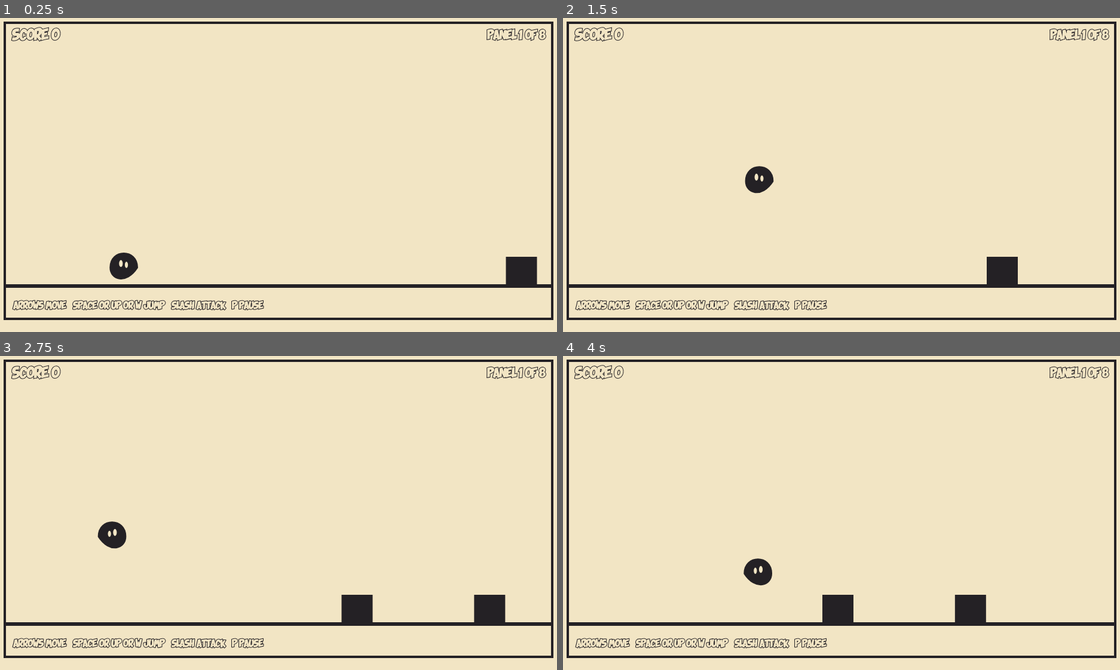
Above: before the commit, frames 1-4 (two rows, left to right).
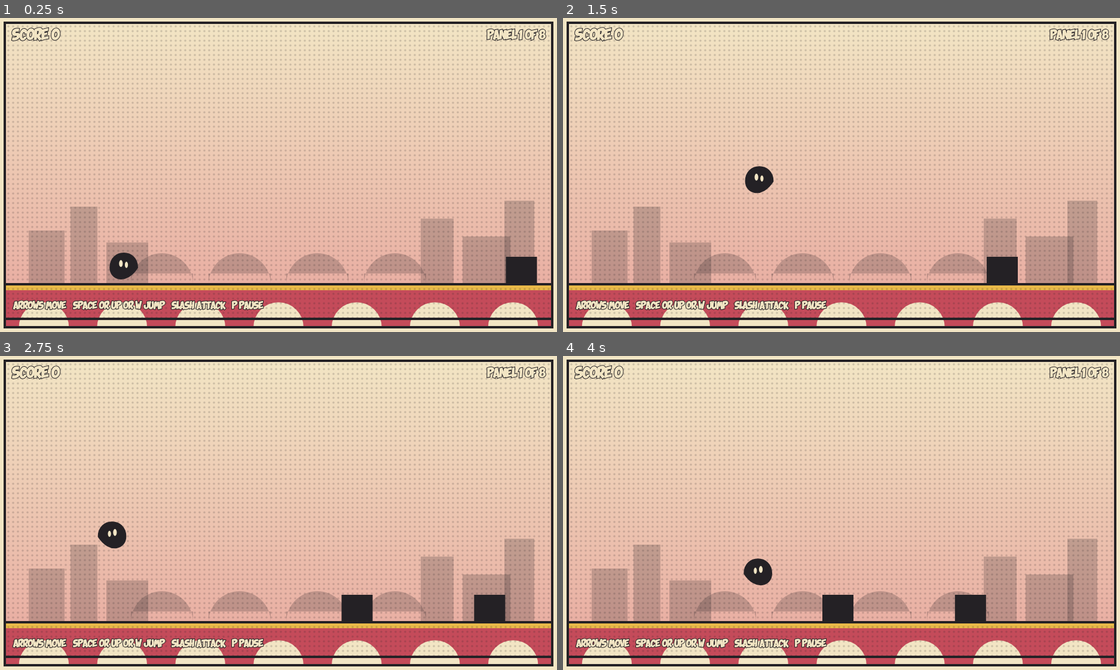
Above: after the commit, the same moments.

Repository: rfrondorf12/ai-girlies-jam-game
Game: browser game, page index.html
Two runs of this game, one before a commit and one after it. Both use one fixed random seed, a clock stepped at 60 frames per second and the inputs below.
Inputs:
- Up to frame 1 (0.25 s): no input
- Up to frame 2 (1.5 s): hold Right from 1.03 s (still down); tap Space at 1.1 s
- Up to frame 3 (2.75 s): release Right at 1.53 s; hold Down 1.58-1.85 s; tap Space at 1.6, 2.1, 2.6 s; hold Left 1.9-2.47 s; hold Up from 2.52 s (still down)
- Up to frame 4 (4 s): release Up at 2.82 s; hold Right 2.87-3.53 s; tap Space at 3.1, 3.6 s; hold Up 3.58-3.82 s; hold Left from 3.87 s (still down)

The runs differ from the first frame. In frame 1, 59% of the frame differs, in the area x 0-100%, y 2-99%; in frame 2, 59%; in frame 3, 59%; in frame 4, 59%.

Commit message:
m4-look: comic world background, brick platform, halftone texture
Co-Authored-By: Claude Code <noreply@anthropic.com>

Diff:
--- a/main.js
+++ b/main.js
@@ -18,6 +18,7 @@
   COLOR_PAPER, COLOR_INK, COLOR_PLAYER, COLOR_EYE, COLOR_MONSTER, COLOR_GROUND,
   COLOR_DEATH, PANEL_FLASH_COLOR,
   WORLD_COUNT, WORLD_PAPER, WORLD_PLAYER_FILL, WORLD_PLAYER_EYE,
+  WORLD_SKY_TOP, WORLD_SKY_BOTTOM, WORLD_PLATFORM_FILL, WORLD_PLATFORM_TOP, HALFTONE_OPACITY,
   AUDIO_ENABLED, AUDIO_MASTER_VOLUME,
   SFX_JUMP_VOLUME, SFX_JUMP_DURATION, SFX_JUMP_BASE_FREQ,
   SFX_SLASH_VOLUME, SFX_SLASH_DURATION, SFX_SLASH_BASE_FREQ,
@@ -29,6 +30,21 @@
 
 const canvas = document.getElementById('game');
 const ctx = canvas.getContext('2d');
+
+// A reusable comic halftone dot pattern created once at startup.
+const halftoneCanvas = document.createElement('canvas');
+halftoneCanvas.width = 32;
+halftoneCanvas.height = 32;
+const hctx = halftoneCanvas.getContext('2d');
+hctx.fillStyle = COLOR_INK;
+for (let y = 4; y < 32; y += 8) {
+  for (let x = 4; x < 32; x += 8) {
+    hctx.beginPath();
+    hctx.arc(x, y, 1.8, 0, Math.PI * 2);
+    hctx.fill();
+  }
+}
+const halftonePattern = ctx.createPattern(halftoneCanvas, 'repeat');
 
 // ---------------------------------------------------------------------------
 // State
@@ -481,9 +497,101 @@
   ctx.closePath();
 }
 
+function drawSky() {
+  const left = PANEL_MARGIN;
+  const right = PLAYFIELD_W - PANEL_MARGIN;
+  const top = PANEL_MARGIN;
+  const bottom = GROUND_Y;
+  const grad = ctx.createLinearGradient(0, top, 0, bottom);
+  grad.addColorStop(0, WORLD_SKY_TOP[world]);
+  grad.addColorStop(1, WORLD_SKY_BOTTOM[world]);
+  ctx.fillStyle = grad;
+  ctx.fillRect(left, top, right - left, bottom - top);
+}
+
+function drawCityscape() {
+  ctx.save();
+  ctx.globalAlpha = 0.22;
+  ctx.fillStyle = COLOR_INK;
+  const left = PANEL_MARGIN;
+  const right = PLAYFIELD_W - PANEL_MARGIN;
+  const bottom = GROUND_Y;
+  // Distant buildings.
+  const buildings = [
+    { x: left + 40, w: 60, h: 90 },
+    { x: left + 110, w: 45, h: 130 },
+    { x: left + 170, w: 70, h: 70 },
+    { x: right - 220, w: 55, h: 110 },
+    { x: right - 150, w: 80, h: 80 },
+    { x: right - 80, w: 50, h: 140 },
+  ];
+  for (const b of buildings) {
+    ctx.fillRect(b.x, bottom - b.h, b.w, b.h);
+  }
+  // Bridge arches.
+  ctx.beginPath();
+  const archW = 130;
+  const archCount = 4;
+  const startX = left + (right - left - archCount * archW) / 2;
+  for (let i = 0; i < archCount; i++) {
+    const ax = startX + i * archW + archW / 2;
+    ctx.moveTo(ax - archW * 0.4, bottom);
+    ctx.arc(ax, bottom, archW * 0.4, Math.PI, 0);
+    ctx.lineTo(ax + archW * 0.4, bottom - 18);
+    ctx.lineTo(ax - archW * 0.4, bottom - 18);
+    ctx.closePath();
+  }
+  ctx.fill();
+  ctx.restore();
+}
+
+function drawGroundPlatform() {
+  const left = PANEL_MARGIN;
+  const right = PLAYFIELD_W - PANEL_MARGIN;
+  const top = GROUND_Y;
+  const bottom = GROUND_Y + 72;
+
+  ctx.fillStyle = WORLD_PLATFORM_FILL[world];
+  ctx.fillRect(left, top, right - left, bottom - top);
+
+  // Mustard top trim.
+  ctx.fillStyle = WORLD_PLATFORM_TOP[world];
+  ctx.fillRect(left, top, right - left, 10);
+
+  // Arch cutouts along the bottom edge.
+  ctx.fillStyle = currentPaper;
+  const archCount = 7;
+  const archW = (right - left) / archCount;
+  for (let i = 0; i < archCount; i++) {
+    const cx = left + archW * (i + 0.5);
+    ctx.beginPath();
+    ctx.arc(cx, bottom, archW * 0.32, Math.PI, 0);
+    ctx.lineTo(cx + archW * 0.32, bottom);
+    ctx.closePath();
+    ctx.fill();
+  }
+
+  // Ink outline.
+  ctx.lineWidth = OUTLINE_WIDTH;
+  ctx.strokeStyle = COLOR_INK;
+  ctx.strokeRect(left, top, right - left, bottom - top);
+}
+
+function drawHalftone() {
+  ctx.save();
+  ctx.fillStyle = halftonePattern;
+  ctx.globalAlpha = HALFTONE_OPACITY;
+  ctx.fillRect(PANEL_MARGIN, PANEL_MARGIN, PLAYFIELD_W - PANEL_MARGIN * 2, PLAYFIELD_H - PANEL_MARGIN * 2);
+  ctx.restore();
+}
+
 function drawPanel() {
   ctx.fillStyle = currentPaper;
   ctx.fillRect(0, 0, PLAYFIELD_W, PLAYFIELD_H);
+
+  drawSky();
+  drawCityscape();
+  drawGroundPlatform();
 
   // Minimal inking flash while a panel clear is being celebrated.
   if (panelClearTimer > 0) {
@@ -494,12 +602,11 @@
     ctx.globalAlpha = 1;
   }
 
+  drawHalftone();
+
   ctx.lineWidth = OUTLINE_WIDTH;
   ctx.strokeStyle = COLOR_INK;
   ctx.strokeRect(PANEL_MARGIN, PANEL_MARGIN, PLAYFIELD_W - PANEL_MARGIN * 2, PLAYFIELD_H - PANEL_MARGIN * 2);
-
-  ctx.fillStyle = COLOR_GROUND;
-  ctx.fillRect(PANEL_MARGIN, GROUND_Y, PLAYFIELD_W - PANEL_MARGIN * 2, GROUND_THICKNESS);
 }
 
 function drawMonsters() {
--- a/tuning.js
+++ b/tuning.js
@@ -126,3 +126,10 @@
 export const WORLD_PAPER = ['#F2E5C4', '#F2E5C4', '#F2E5C4']; // keep aged-cream paper across worlds
 export const WORLD_PLAYER_FILL = ['#242125', '#E94B35', '#E98B35'];
 export const WORLD_PLAYER_EYE = ['#F2E5C4', '#F2E5C4', '#E9B949'];
+
+// --- World environment styling ---
+export const WORLD_SKY_TOP = ['#F2E5C4', '#D8E8E0', '#18233C'];
+export const WORLD_SKY_BOTTOM = ['#E9AFA3', '#A8D5BA', '#4A5B8A'];
+export const WORLD_PLATFORM_FILL = ['#C44B5A', '#5A8A3A', '#5A4A8A'];
+export const WORLD_PLATFORM_TOP = ['#E9B949', '#E9B949', '#E9B949'];
+export const HALFTONE_OPACITY = 0.18;
Not shown, added: context/context2 copy/BUILD-PLAN.md
Not shown, added: context/context2 copy/CONCEPT.md
Not shown, added: context/context2 copy/LOOK.md
Not shown, added: context/context2 copy/MECHANIC.md
Not shown, added: context/context2 copy/SCOPE.md
Not shown, added: context/context2 copy/STARTERS.md
Not shown, added: context/context2 copy/brainstorming.md
